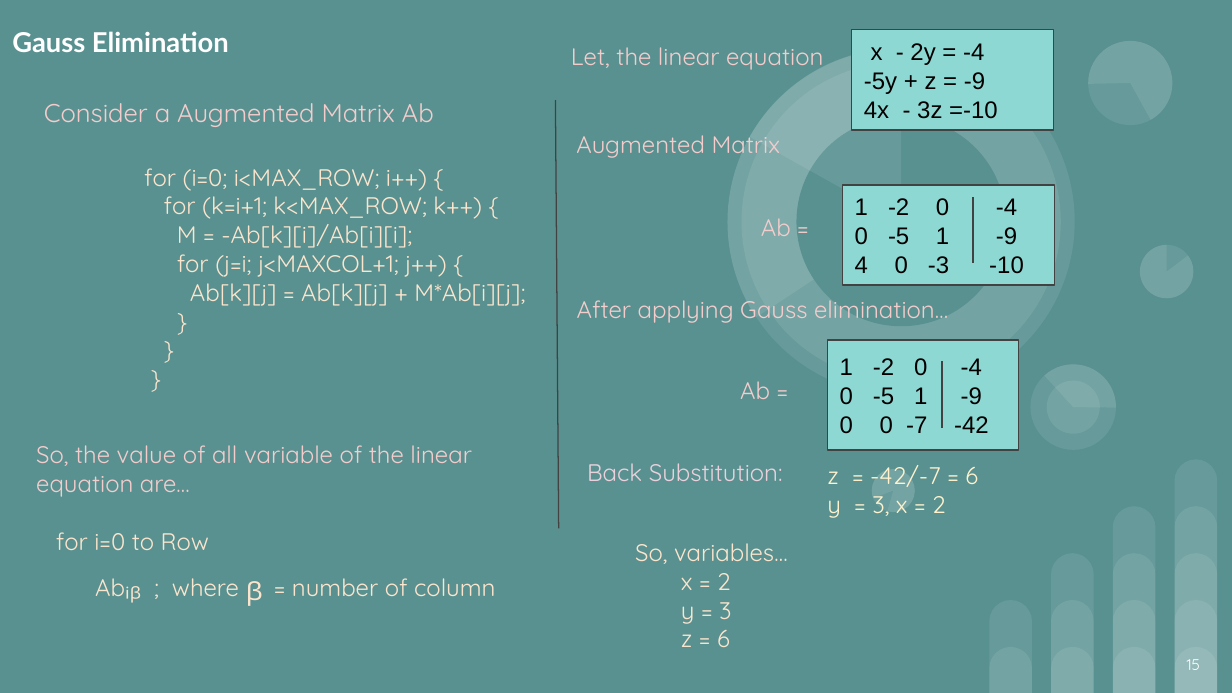
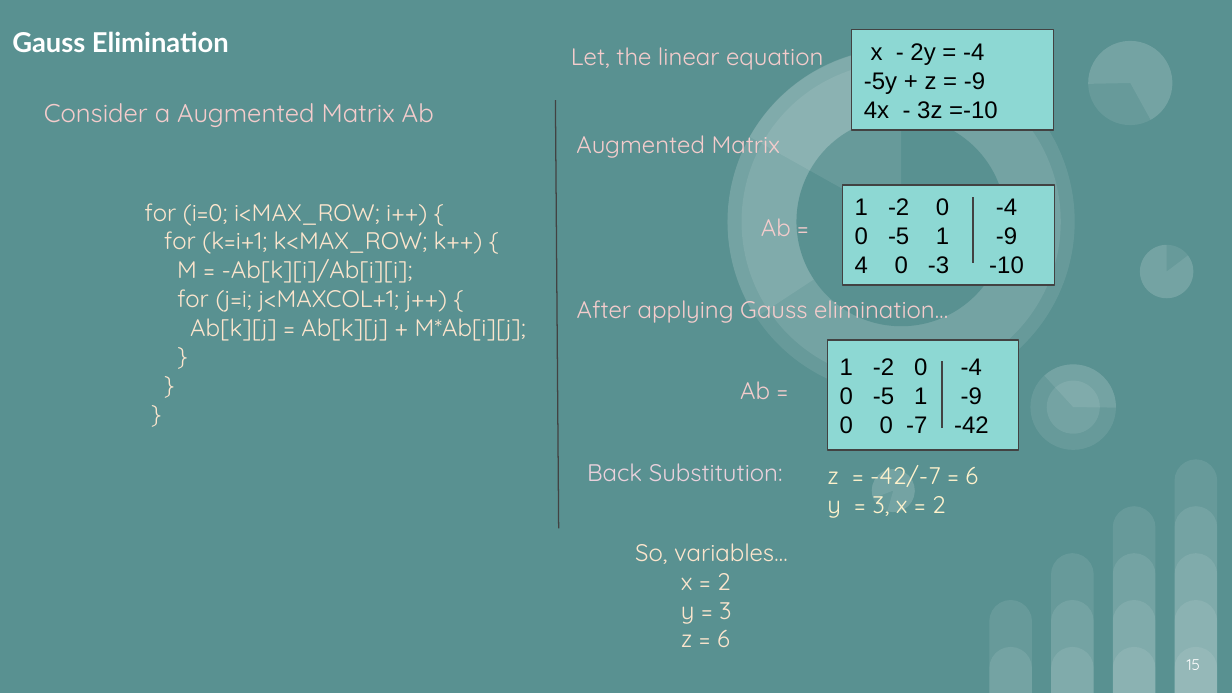
Before and after one commit to Juriez/SPL-1, a slide deck: slide 15 of Final Slide.pptx. Drawn at 1232x693 pixels with LibreOffice and Linux fonts; fonts in the diff are those of the drawing. Boxes give left, top, right and bottom in pixels: in the first picture for what was removed or moved away, otherwise in the second. Text is boxed around its words. In the diff, an @@ line names an element or a change of style, - is before the commit and + after.

```diff
--- a/Final Slide.pptx
+++ b/Final Slide.pptx
@@ text "for (i=0; i<MAX_ROW; i++) {": place and size @@
-text "for (i=0; i<MAX_ROW; i++) {" at [144, 168, 525, 306]
+text "for (i=0; i<MAX_ROW; i++) {" at [144, 203, 526, 341]
@@ text removed at [36, 445, 495, 606] @@
-So, the value of all variable of the linear equation are…
-for i=0 to Row
-Abᵢᵦ ; where ᵦ = number of column
```
Also in this commit, not shown: 12 other slides changed, 1 slide added, 4 slides removed.
